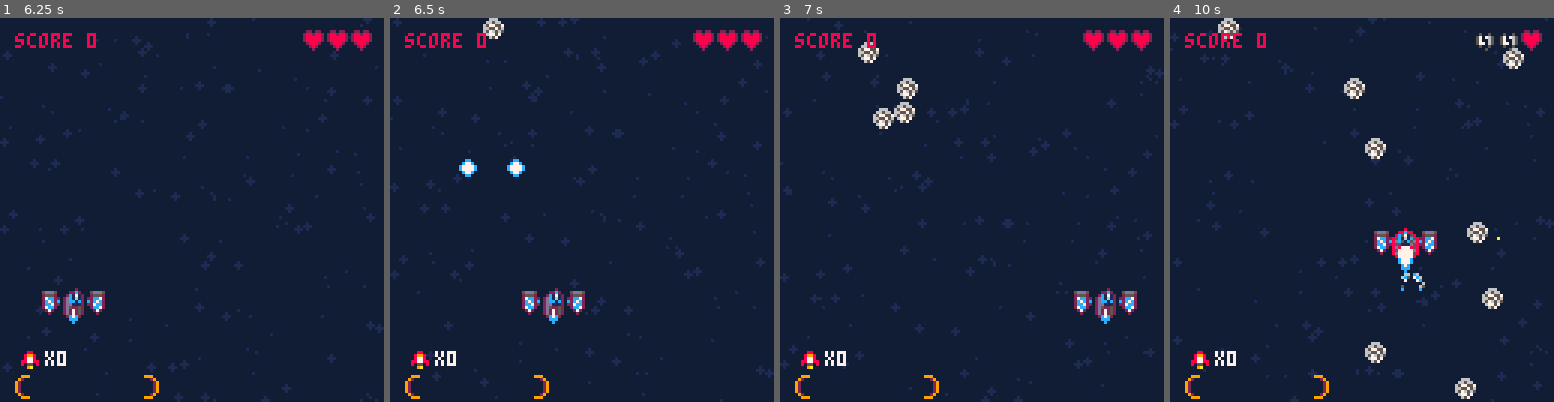
Above: before the commit, frames 1-4 (left to right).
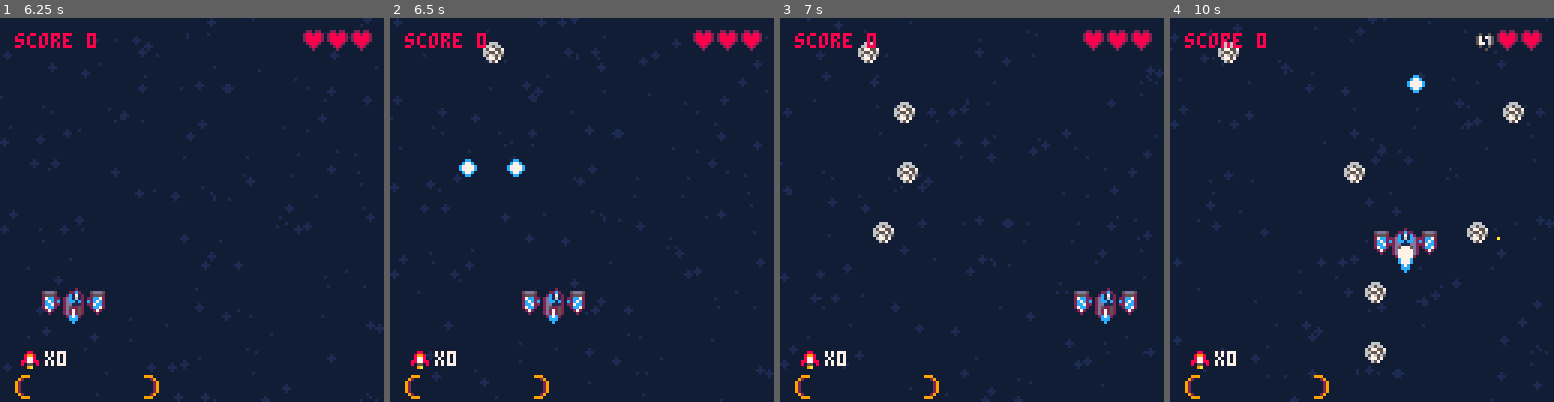
Above: after the commit, the same moments.

Repository: Sam-Horner-42/pico-8
Game: PICO-8 cartridge carts/firstgame/firstgame.p8
Two runs of this game, one before a commit and one after it. Both use one fixed random seed, a clock stepped at 60 frames per second and the inputs below.
Inputs:
- Up to frame 1 (6.25 s): tap X (X key) at 0.33, 1.07, 1.85, 2.97, 4.08, 5.2 s; tap O (Z key) at 0.7, 1.7, 2.1, 2.5, 2.9, 3.3, 3.7, 4.1, 4.5, 4.9, 5.3, 5.7, 6.1 s; hold Right 1.6-2.1 s; hold Up 2.15-2.42 s; hold Right 2.47-3.03 s; hold Left 3.08-3.58 s; hold Down 3.63-3.97 s; hold Right 4.02-4.68 s; hold Up 4.73-5.03 s; hold Left 5.08-5.68 s; hold Down 5.73-6.03 s; hold Right from 6.08 s (still down)
- Up to frame 2 (6.5 s): keep holding Right; tap X (X key) at 6.32 s
- Up to frame 3 (7 s): tap O (Z key) at 6.5, 6.9 s; release Right at 6.58 s; hold Right from 6.63 s (still down)
- Up to frame 4 (10 s): release Right at 7.13 s; hold Up 7.18-7.45 s; tap O (Z key) every 0.4 s from 7.3 to 9.7 s; tap X (X key) at 7.43, 8.55, 9.67 s; hold Right 7.5-8.07 s; hold Left 8.12-8.62 s; hold Down 8.67-9 s; hold Right 9.05-9.72 s; hold Up from 9.77 s (still down)

Frame 1 is identical in both runs. In frame 2, 0.5% of the frame differs, in the area x 24-30%, y 0-12%; in frame 3, 0.9%; in frame 4, 2.9%, in the area x 12-93%, y 0-100%.

Commit message:
Adjusted enemy speeds

Diff:
--- a/carts/firstgame/main.lua
+++ b/carts/firstgame/main.lua
@@ -377,7 +377,7 @@
 				x = rnd(120),
 				y = -8,
                 sprite = 4,
-                spd = flr(rnd(2)) + 1
+                spd = flr(rnd(1)) + 2
 			}))
 		end
         if game_start_timer >= 360 and rnd() < 0.01 and pickup_spawn_timer >= pickup_spawn_interval then -- it has been long enough between enemy spawns
Not shown, changed: activity_log.txt
Not shown, changed: config.txt
Not shown, changed: log.txt
